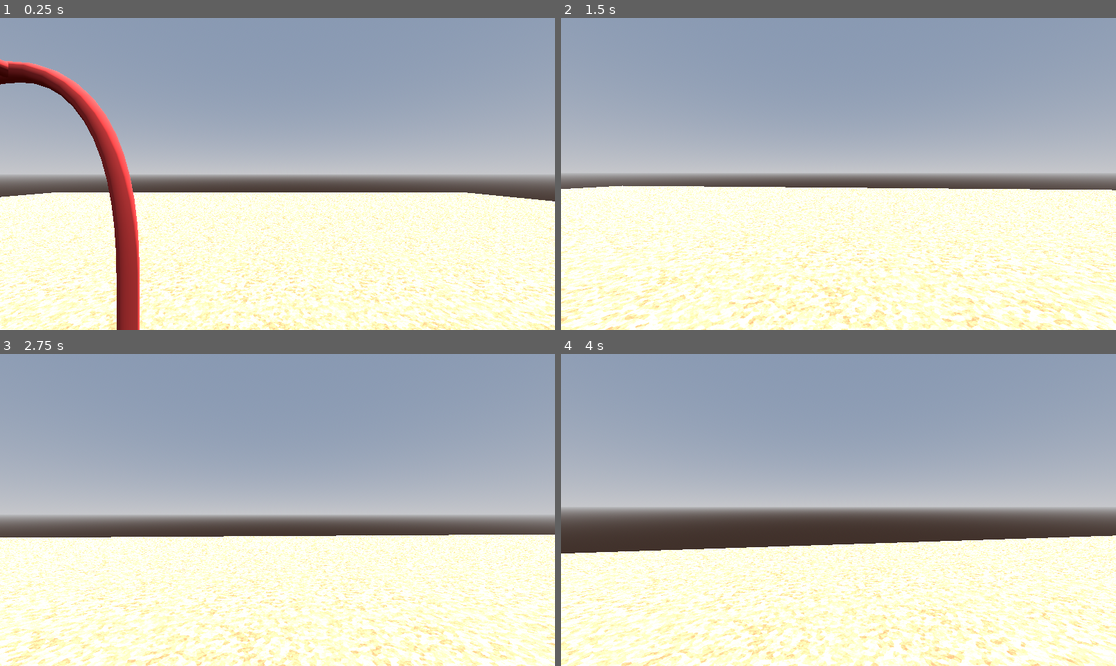
Above: before the commit, frames 1-4 (two rows, left to right).
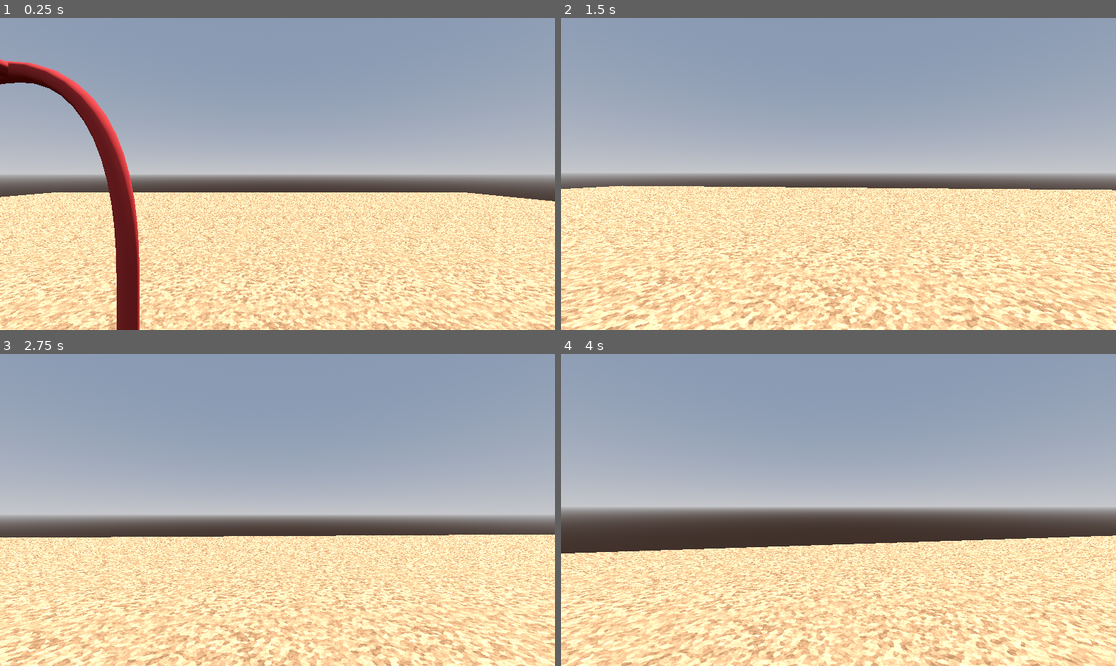
Above: after the commit, the same moments.

Repository: clarkm25/LonelyChildParkSimulator
Game: Godot game, scene res://scenes/debug/lvl_debug.tscn
Two runs of this game, one before a commit and one after it. Both use one fixed random seed, a clock stepped at 60 frames per second and the inputs below. The project has no main scene, so this scene is started directly.
Inputs (mouse positions are in pixels of both pictures, inside the frame that each line leads up to):
- Up to frame 1 (0.25 s): no input
- Up to frame 2 (1.5 s): tap Enter (ui_accept) at 0.5, 0.77 s; move the mouse to (866, 174) at 0.52 s; hold E (interact) 0.53-1.28 s; hold W (move_forward) from 0.53 s (still down); move the mouse to (810, 174) at 1.27 s; click (810, 174) at 1.35 s
- Up to frame 3 (2.75 s): keep holding W (move_forward); tap Enter (ui_accept) at 1.52 s; tap E (interact) at 1.55 s; move the mouse to (288, 503) at 2.02 s; hold E (interact) from 2.03 s (still down)
- Up to frame 4 (4 s): keep holding W (move_forward); move the mouse to (832, 516) at 2.77 s; release E (interact) at 2.78 s; tap E (interact) at 2.85, 3.8 s; tap Enter (ui_accept) at 3.02, 3.77 s; move the mouse to (877, 513) at 3.52 s; press the mouse at (877, 513) at 3.53 s

The runs differ from the first frame. In frame 1, 45% of the frame differs, in the area x 0-100%, y 13-100%; in frame 2, 45%, in the area x 0-100%, y 53-100%; in frame 3, 41%; in frame 4, 39%.

Commit message:
WIP: bit of progress on sittable_rigidbody class
- will continue to work on this over break

Diff:
--- a/project.godot
+++ b/project.godot
@@ -20,7 +20,7 @@
 
 [editor_plugins]
 
-enabled=PackedStringArray("res://addons/interaction_system/plugin.cfg", "res://addons/interpolated_camera_3d/plugin.cfg", "res://addons/smoothing/plugin.cfg")
+enabled=PackedStringArray("res://addons/smoothing/plugin.cfg")
 
 [global_group]
 
--- a/scenes/debug/lvl_debug.tscn
+++ b/scenes/debug/lvl_debug.tscn
@@ -1,6 +1,6 @@
 [gd_scene load_steps=17 format=3 uid="uid://yqdpqgs75rfm"]
 
-[ext_resource type="PackedScene" uid="uid://bdbf6a6rgn8uv" path="res://scenes/playground/swingset/test_swingset.tscn" id="1_6exlk"]
+[ext_resource type="PackedScene" uid="uid://bdbf6a6rgn8uv" path="res://scenes/playground/swingset/swings.tscn" id="1_6exlk"]
 [ext_resource type="Script" path="res://scripts/player/player.gd" id="1_gywt4"]
 [ext_resource type="Script" path="res://addons/smoothing/smoothing.gd" id="4_nddgh"]
 
@@ -80,8 +80,8 @@
 
 [node name="TestSwingset" parent="Objects" instance=ExtResource("1_6exlk")]
 
-[node name="CollisionShape3D" parent="Objects/TestSwingset/Seat/HoverDetector" index="0"]
-transform = Transform3D(1, 0, 0, 0, 1, 0, 0, 0, 1, 0, 0.184369, 0)
+[node name="SwingsetSeat" parent="Objects/TestSwingset" index="0" node_paths=PackedStringArray("highlight_target")]
+highlight_target = NodePath("../Smoothing/MeshInstance3D")
 
 [node name="Player" type="CharacterBody3D" parent="." groups=["player"]]
 transform = Transform3D(1, 0, 0, 0, 1, 0, 0, 0, 1, 2.14705, 2, 0)
--- /dev/null
+++ b/scenes/playground/swingset/swings.tscn
@@ -0,0 +1,70 @@
+[gd_scene load_steps=12 format=3 uid="uid://bdbf6a6rgn8uv"]
+
+[ext_resource type="ArrayMesh" uid="uid://bk0ojrtynixyk" path="res://assets/models/playground/swingset/Cylinder_022.res" id="1_vdsso"]
+[ext_resource type="Script" path="res://scenes/playground/swingset/swingset_seat.gd" id="2_py7hx"]
+[ext_resource type="ArrayMesh" uid="uid://d08x5xihh2asv" path="res://assets/models/playground/swingset/Plane_009.res" id="3_27e10"]
+[ext_resource type="Script" path="res://addons/smoothing/smoothing.gd" id="3_i4fko"]
+[ext_resource type="Shader" path="res://assets/materials/outline3D.gdshader" id="4_uwarr"]
+
+[sub_resource type="BoxShape3D" id="BoxShape3D_ger1o"]
+
+[sub_resource type="BoxShape3D" id="BoxShape3D_nw8l7"]
+
+[sub_resource type="ShaderMaterial" id="ShaderMaterial_awa3o"]
+render_priority = 0
+shader = ExtResource("4_uwarr")
+shader_parameter/outline_color = Color(1, 1, 1, 1)
+
+[sub_resource type="ProceduralSkyMaterial" id="ProceduralSkyMaterial_332s7"]
+
+[sub_resource type="Sky" id="Sky_jcpi2"]
+sky_material = SubResource("ProceduralSkyMaterial_332s7")
+
+[sub_resource type="Environment" id="Environment_k5ubr"]
+background_mode = 2
+sky = SubResource("Sky_jcpi2")
+
+[node name="Swings" type="Node3D"]
+
+[node name="SwingsetSeat" type="RigidBody3D" parent="." node_paths=PackedStringArray("main_camera")]
+transform = Transform3D(1, 0, 0, 0, 1, 0, 0, 0, 1, 0, 0.5, 0)
+script = ExtResource("2_py7hx")
+main_camera = NodePath("../Smoothing/SwingCamera")
+
+[node name="CollisionShape3D" type="CollisionShape3D" parent="SwingsetSeat"]
+transform = Transform3D(1, 0, 0, 0, 1, 0, 0, 0, 1, 0, 0.073392, 0)
+shape = SubResource("BoxShape3D_ger1o")
+
+[node name="HoverDetector" type="Area3D" parent="SwingsetSeat"]
+collision_layer = 16
+collision_mask = 2
+
+[node name="CollisionShape3D" type="CollisionShape3D" parent="SwingsetSeat/HoverDetector"]
+shape = SubResource("BoxShape3D_nw8l7")
+
+[node name="Smoothing" type="Node3D" parent="."]
+transform = Transform3D(1, 0, 0, 0, 1, 0, 0, 0, 1, 0, 0.573392, 0)
+script = ExtResource("3_i4fko")
+
+[node name="MeshInstance3D" type="MeshInstance3D" parent="Smoothing"]
+transform = Transform3D(128, 0, 0, 0, -5.59506e-06, 128, 0, -128, -5.59506e-06, 0, 2.46649, 0)
+material_overlay = SubResource("ShaderMaterial_awa3o")
+mesh = ExtResource("3_27e10")
+skeleton = NodePath("")
+
+[node name="SwingCamera" type="Camera3D" parent="Smoothing"]
+transform = Transform3D(-3.08988e-06, 0.00174533, -0.999999, -0.00174533, 0.999997, 0.00174533, 0.999999, 0.00174533, -4.36937e-08, -0.386451, 1.05587, -0.000287056)
+environment = SubResource("Environment_k5ubr")
+fov = 95.0
+size = 0.078
+
+[node name="Swingtop" type="MeshInstance3D" parent="."]
+transform = Transform3D(6, 0, 0, 0, 6, 0, 0, 0, 6, 0, 0, 0)
+mesh = ExtResource("1_vdsso")
+
+[node name="HingeJoint3D" type="HingeJoint3D" parent="."]
+transform = Transform3D(1, 0, 0, 0, 1, 0, 0, 0, 1, 0, 3.0841, 0)
+node_b = NodePath("../SwingsetSeat")
+
+[connection signal="area_entered" from="SwingsetSeat/HoverDetector" to="SwingsetSeat" method="_on_hover_detector_area_entered"]
+[connection signal="area_exited" from="SwingsetSeat/HoverDetector" to="SwingsetSeat" method="_on_hover_detector_area_exited"]
--- /dev/null
+++ b/scenes/playground/swingset/swingset_seat.gd
@@ -0,0 +1,9 @@
+extends SittableRigidbody
+
+func _physics_process(delta):
+	if Input.is_action_pressed("move_forward"):
+		var force = Vector3(5, 0, 0)
+		apply_central_force(force)
+	if Input.is_action_pressed("move_back"):
+		var force = Vector3(-5, 0, 0)
+		apply_central_force(force)
--- a/scenes/playground/swingset/test_swingset.tscn
+++ /dev/null
@@ -1,79 +0,0 @@
-[gd_scene load_steps=13 format=3 uid="uid://bdbf6a6rgn8uv"]
-
-[ext_resource type="ArrayMesh" uid="uid://bk0ojrtynixyk" path="res://assets/models/playground/swingset/Cylinder_022.res" id="1_vdsso"]
-[ext_resource type="Script" path="res://scripts/playground/swingseat.gd" id="2_cwpdq"]
-[ext_resource type="ArrayMesh" uid="uid://d08x5xihh2asv" path="res://assets/models/playground/swingset/Plane_009.res" id="3_27e10"]
-[ext_resource type="Script" path="res://addons/smoothing/smoothing.gd" id="3_i4fko"]
-[ext_resource type="Script" path="res://scripts/components/seats/seat.gd" id="4_4rqhl"]
-[ext_resource type="Shader" path="res://assets/materials/outline3D.gdshader" id="4_uwarr"]
-
-[sub_resource type="BoxShape3D" id="BoxShape3D_nw8l7"]
-
-[sub_resource type="ShaderMaterial" id="ShaderMaterial_awa3o"]
-render_priority = 0
-shader = ExtResource("4_uwarr")
-shader_parameter/outline_color = Color(1, 1, 1, 1)
-
-[sub_resource type="ProceduralSkyMaterial" id="ProceduralSkyMaterial_332s7"]
-
-[sub_resource type="Sky" id="Sky_jcpi2"]
-sky_material = SubResource("ProceduralSkyMaterial_332s7")
-
-[sub_resource type="Environment" id="Environment_k5ubr"]
-background_mode = 2
-sky = SubResource("Sky_jcpi2")
-
-[sub_resource type="BoxShape3D" id="BoxShape3D_ger1o"]
-
-[node name="TestSwingset" type="Node3D"]
-
-[node name="Seat" type="Node3D" parent="." node_paths=PackedStringArray("main_camera", "highlight_target")]
-transform = Transform3D(1, 0, 0, 0, 1, 0, 0, 0, 1, 0, 0.5, 0)
-script = ExtResource("4_4rqhl")
-main_camera = NodePath("../Swingseat/Smoothing/SwingCamera")
-highlight_target = NodePath("../Swingseat/Smoothing/MeshInstance3D")
-
-[node name="HoverDetector" type="Area3D" parent="Seat"]
-collision_layer = 16
-collision_mask = 2
-
-[node name="CollisionShape3D" type="CollisionShape3D" parent="Seat/HoverDetector"]
-shape = SubResource("BoxShape3D_nw8l7")
-
-[node name="Swingtop" type="MeshInstance3D" parent="."]
-transform = Transform3D(6, 0, 0, 0, 6, 0, 0, 0, 6, 0, 0, 0)
-mesh = ExtResource("1_vdsso")
-
-[node name="Swingseat" type="RigidBody3D" parent="."]
-transform = Transform3D(1, 0, 0, 0, 1, 0, 0, 0, 1, 0, 0.573392, 0)
-script = ExtResource("2_cwpdq")
-
-[node name="Smoothing" type="Node3D" parent="Swingseat"]
-script = ExtResource("3_i4fko")
-
-[node name="MeshInstance3D" type="MeshInstance3D" parent="Swingseat/Smoothing"]
-transform = Transform3D(128, 0, 0, 0, -5.59506e-06, 128, 0, -128, -5.59506e-06, 0, 2.46649, 0)
-material_overlay = SubResource("ShaderMaterial_awa3o")
-mesh = ExtResource("3_27e10")
-skeleton = NodePath("../..")
-
-[node name="SwingCamera" type="Camera3D" parent="Swingseat/Smoothing"]
-transform = Transform3D(-3.08988e-06, 0.00174533, -0.999999, -0.00174533, 0.999997, 0.00174533, 0.999999, 0.00174533, -4.36937e-08, -0.386451, 1.05587, -0.000287056)
-environment = SubResource("Environment_k5ubr")
-fov = 95.0
-size = 0.078
-
-[node name="CollisionShape3D" type="CollisionShape3D" parent="Swingseat"]
-shape = SubResource("BoxShape3D_ger1o")
-
-[node name="HingeJoint3D" type="HingeJoint3D" parent="."]
-transform = Transform3D(1, 0, 0, 0, 1, 0, 0, 0, 1, 0, 3.0841, 0)
-node_b = NodePath("../Swingseat")
-
-[node name="DirectionalLight3D" type="DirectionalLight3D" parent="."]
-transform = Transform3D(0.95038, 0.0206226, 0.310407, -0.311091, 0.063002, 0.94829, 0, -0.9978, 0.0662913, 1.01858, 3.62553, 0)
-
-[connection signal="area_entered" from="Seat/HoverDetector" to="Seat" method="_on_hover_detector_area_entered"]
-[connection signal="area_exited" from="Seat/HoverDetector" to="Seat" method="_on_hover_detector_area_exited"]
-[connection signal="mouse_entered" from="Seat/HoverDetector" to="Seat" method="_on_hover_detector_mouse_entered"]
-[connection signal="mouse_exited" from="Seat/HoverDetector" to="Seat" method="_on_hover_detector_mouse_exited"]
--- a/scripts/components/seats/seat.gd
+++ b/scripts/components/seats/sittable_rigidbody.gd
@@ -1,6 +1,6 @@
 @icon("res://assets/materials/seat.svg")
-class_name Seat
-extends Node3D
+class_name SittableRigidbody
+extends RigidBody3D
 
 ## This seat's camera
 @export var main_camera : Camera3D
@@ -17,9 +17,12 @@
 
 var player : CharacterBody3D
 
+var debug := false
 # Called when the node enters the scene tree for the first time.
 func _ready():
 	player = get_tree().get_first_node_in_group("player")
+	if player == null:
+		entered = true
 
 func _on_hover_detector_area_entered(area):
 	highlight_target.set_instance_shader_parameter("thickness", outline_thickness)
